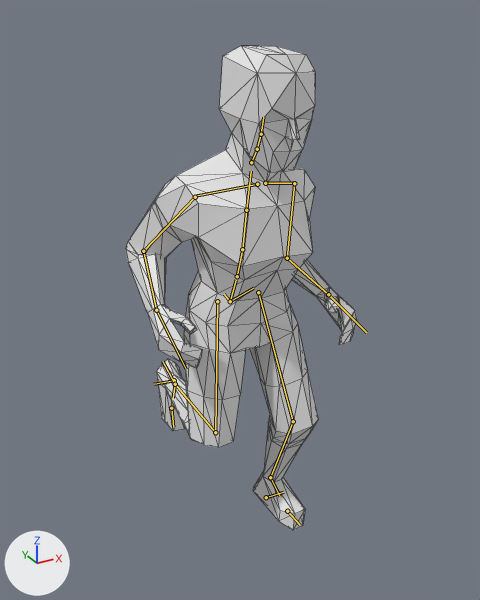
Before and after pictures for a commit that changed the glTF model assets/meshes/player/Player.glb.
Before and after are seen from a 50 mm lens placed at (-1.051, -1.938, 1.852), pointed at (0.007, -0.014, 0.89). Every picture has the same lights, and +X, +Y and +Z are marked at lower left. The older version comes first. Both versions are drawn at frame 11 of the action 'run'; the numbers are the values there. The bones that change, and the others that lie on the model, are drawn over the model as lines. Mesh edges are drawn as thin lines.

The first picture shows 'Player'.
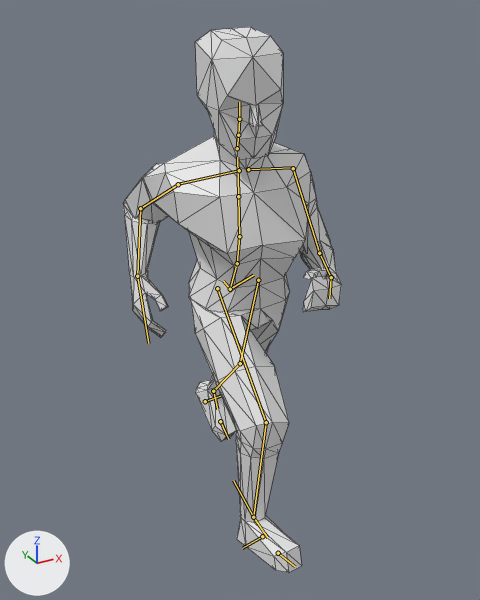
The edits, one by one:
Bone 'spine' (bone_spine) moves from (0.0, -0.049, 0.013) to (0.0, -0.001, 0.0).
Bone 'spine.001' (bone_spine_001) turns from (0, 0, -1) to (0, 0, 4) degrees about its own x, y and z.
Bone 'spine.002' (bone_spine_002) turns from (0, 4, 0) to (-1, -10, 2) degrees about its own x, y and z.
Bone 'upper_arm.L' (bone_upper_arm_l) turns from (-1, 6, -10) to (16, 3, -6) degrees about its own x, y and z.
Bone 'forearm.L' (bone_forearm_l) turns from (69, -14, 1) to (75, -2, -18) degrees about its own x, y and z.
Bone 'upper_arm.R' (bone_upper_arm_r) turns from (-25, -12, 4) to (-43, -18, 3) degrees about its own x, y and z.
Bone 'forearm.R' (bone_forearm_r) turns from (78, 25, 6) to (66, 23, 1) degrees about its own x, y and z.
Bone 'thigh.L' (bone_thigh_l) turns from (-31, 5, -1) to (17, 6, 5) degrees about its own x, y and z.
Bone 'shin.L' (bone_shin_l) turns from (31, -2, 7) to (6, 0, 1) degrees about its own x, y and z.
Bone 'foot.L' (bone_foot_l) turns from (-9, -2, 1) to (9, -1, -1) degrees about its own x, y and z.
Bone 'thigh.R' (bone_thigh_r) turns from (-17, -9, 2) to (-56, -9, 7) degrees about its own x, y and z.
Bone 'shin.R' (bone_shin_r) turns from (82, 12, -14) to (35, 2, -8) degrees about its own x, y and z.

Changed parts and their boxes (x1, y1, x2, y2) in the pictures (480 x 600 px):
'Player', posed (13% taller): before (126, 46, 357, 530); after (123, 27, 341, 573)
bone 'spine', root to tip: before (230, 301) to (236, 280); after (230, 289) to (236, 267)
bone 'spine.001', root to tip: before (237, 276) to (242, 249); after (237, 263) to (239, 236)
bone 'spine.002', root to tip: before (242, 249) to (246, 210); after (239, 236) to (238, 196)
bone 'upper_arm.L', root to tip: before (294, 183) to (287, 258); after (293, 168) to (319, 253)
bone 'forearm.L', root to tip: before (287, 258) to (328, 294); after (319, 253) to (331, 277)
bone 'upper_arm.R', root to tip: before (195, 197) to (143, 251); after (178, 184) to (140, 208)
bone 'forearm.R', root to tip: before (143, 251) to (156, 310); after (140, 208) to (137, 276)
bone 'thigh.L', root to tip: before (258, 292) to (293, 421); after (258, 280) to (240, 363)
bone 'shin.L', root to tip: before (293, 421) to (270, 477); after (240, 363) to (213, 391)
bone 'foot.L', root to tip: before (270, 477) to (280, 496); after (213, 391) to (217, 409)
bone 'thigh.R', root to tip: before (217, 301) to (215, 432); after (217, 288) to (266, 422)
bone 'shin.R', root to tip: before (215, 432) to (175, 384); after (266, 422) to (253, 517)
